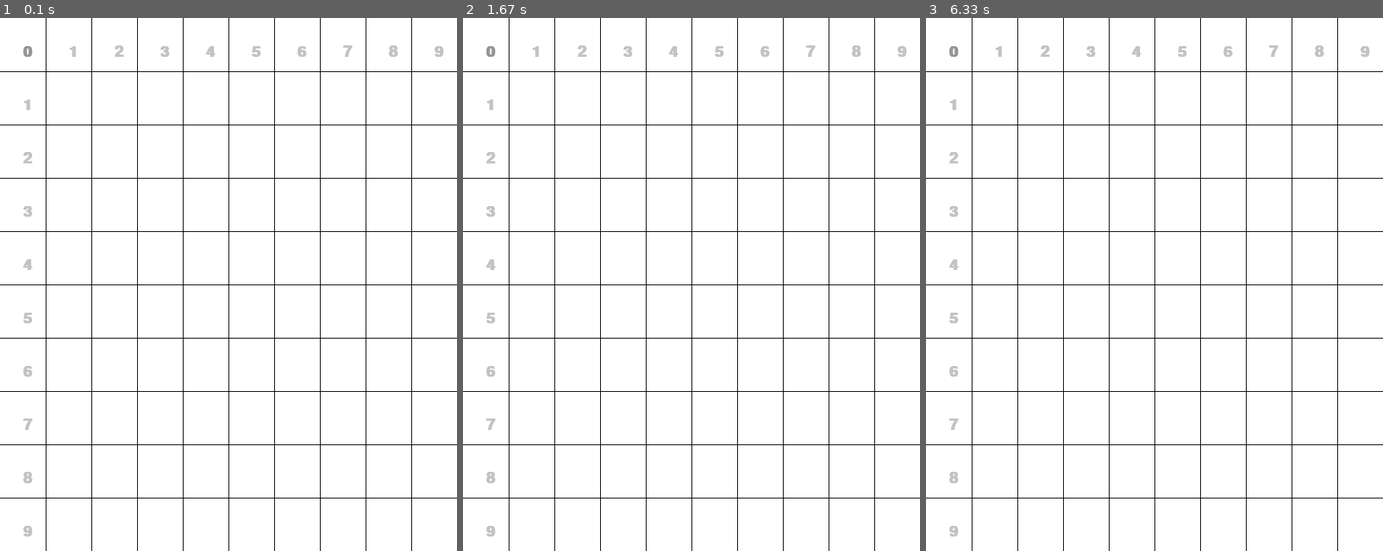
Above: before the commit, frames 1-3 (left to right).
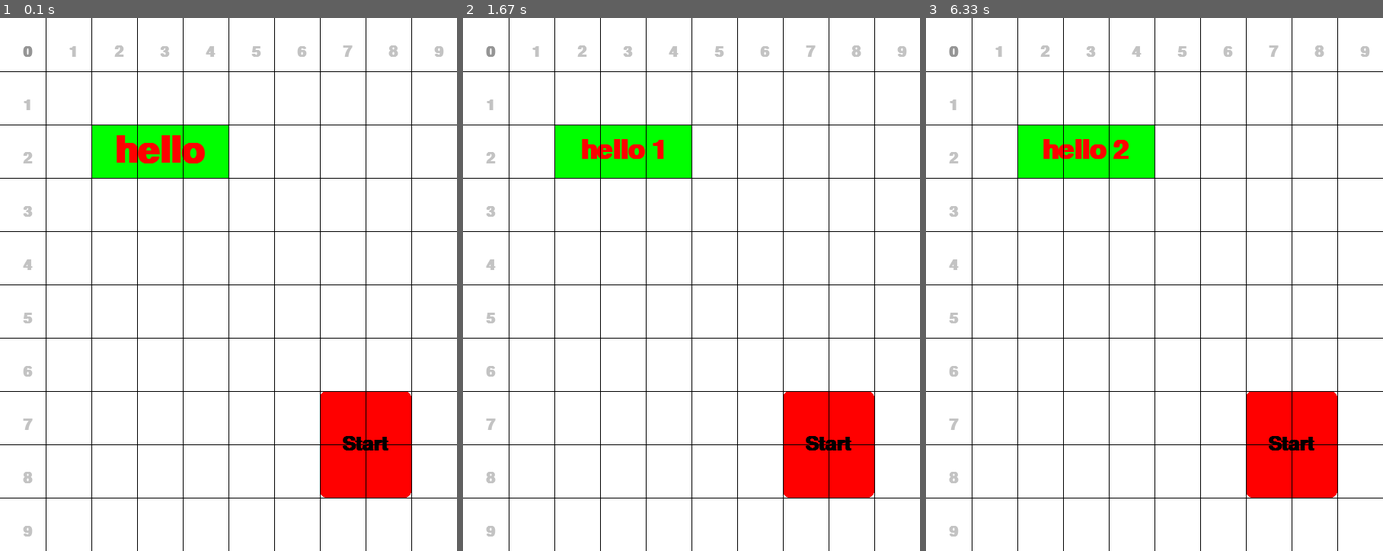
Above: after the commit, the same moments.

Repository: Yousef-Div123/Pygame-UI
Game: pygame game, started from src/PYGAME_GUI_EXT/testing.py
The game is run twice, just before and just after one commit, with the same random seed, the same clock (stepped at 60 frames per second) and the same inputs.
Inputs (mouse positions are in pixels of both pictures, inside the frame that each line leads up to):
- Up to frame 1 (0.1 s): no input
- Up to frame 2 (1.67 s): move the mouse to (673, 305) at 0.37 s; click (737, 401) at 0.88 s; click (856, 471) at 1.22 s
- Up to frame 3 (6.33 s): click (1140, 193) at 1.88 s; click (1273, 369) at 2.22 s; click (1319, 241) at 3.05 s; click (1021, 183) at 3.38 s; click (1277, 343) at 4.95 s; click (1296, 412) at 6.05 s

The runs differ from the first frame. In frame 1, 6.8% of the frame differs, in the area x 20-90%, y 20-90%; in frame 2, 6.8%; in frame 3, 6.8%.

Commit message:
new label adjusted for grid

Diff:
--- a/src/PYGAME_GUI_EXT/Component/Elements.py
+++ b/src/PYGAME_GUI_EXT/Component/Elements.py
@@ -79,3 +79,37 @@
 
         if(self.x + self.width>=mouseX>= self.x and self.y + self.height>=mouseY>= self.y and event.type == pygame.MOUSEBUTTONDOWN):
             self.action()
+
+
+class BasicLabel(GuiElement):
+    def __init__(self, text, color, fontName = None):
+        super().__init__()
+        self.text = text
+        self.color = color
+        self.fontName = fontName
+
+    def _draw(self,win):
+        text = self.font.render(self.text, 1, self.color)
+        win.blit(text, (self.x + self.padding, self.y + self.height/2 - self.textHeight/2))
+
+    def centerText(self, winWidth):
+        self.x = winWidth/2 - self.textWidth/2
+
+    def setWidth(self, width):
+        self.width = width
+
+        self.setFont()
+
+    def setText(self, text):
+        self.text = text
+
+        self.setFont()
+
+    def setFont(self):
+        self.fontSize = int((self.width/ len(self.text))*2)
+        self.font = pygame.font.SysFont(self.fontName, self.fontSize , True)
+        self.textWidth, self.textHeight = self.font.size(self.text)
+        self.padding = (self.width - self.textWidth)/2
+
+    def _checkEvent(self, event):
+        pass
--- a/src/PYGAME_GUI_EXT/testing.py
+++ b/src/PYGAME_GUI_EXT/testing.py
@@ -9,16 +9,26 @@
 
 #Grid
 grid = Container.Grid(WIN, 10, 10)
+label = Elements.BasicLabel('hello', (255, 0, 0))
+i = 0
 
 def start():
+    global i
     print("start")
+    i += 1
+    label.setText("hello " + str(i))
 
 def menu():
     print("menu")
 
-# grid.addChild(Elements.BasicButton("Start", start, (255, 0, 0), (0, 0, 0)), (7, 20), 6, 2)
+width = 3
+
+grid.addChild(Elements.BasicButton("Start", start, (255, 0, 0), (0, 0, 0)), (7, 7), 2, 2)
 # grid.addChild(Elements.BasicButton("menu", menu, (0, 0, 255), (0, 0, 0)), (17, 20), 6, 2)
-#grid.addChild(Elements.TestingBox((0, 255, 0)), (4, 0), 3, 2)
+grid.addChild(Elements.TestingBox((0, 255, 0)), (2, 2), width)
+grid.addChild(label, (2, 2), width)
+
+
 
 
 def drawWindow():
